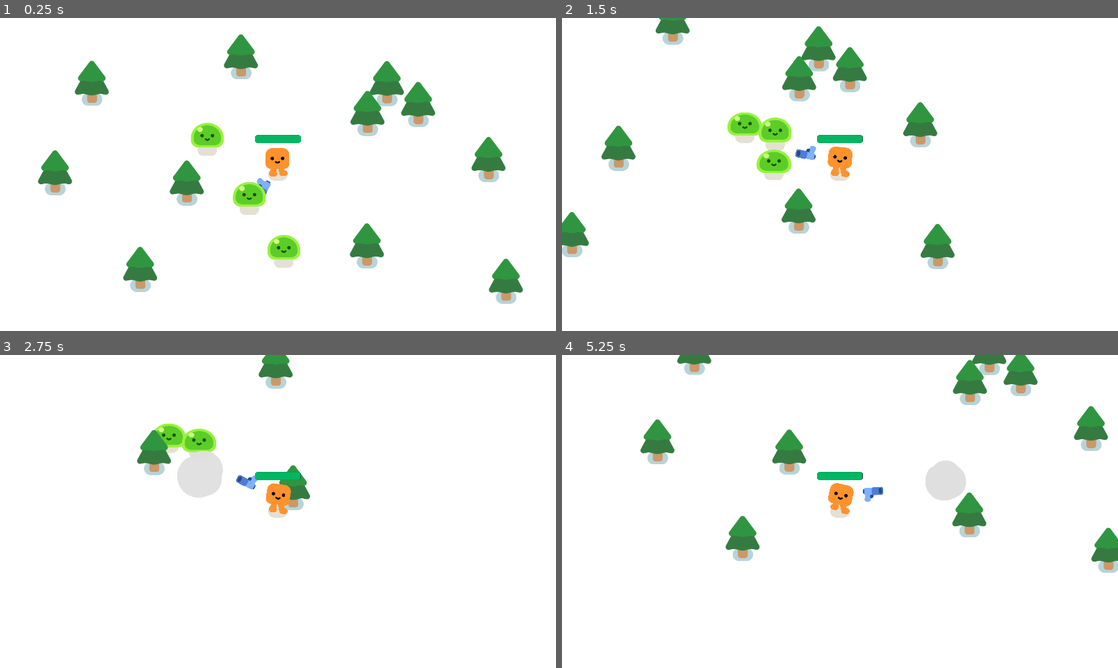
Above: before the commit, frames 1-4 (two rows, left to right).
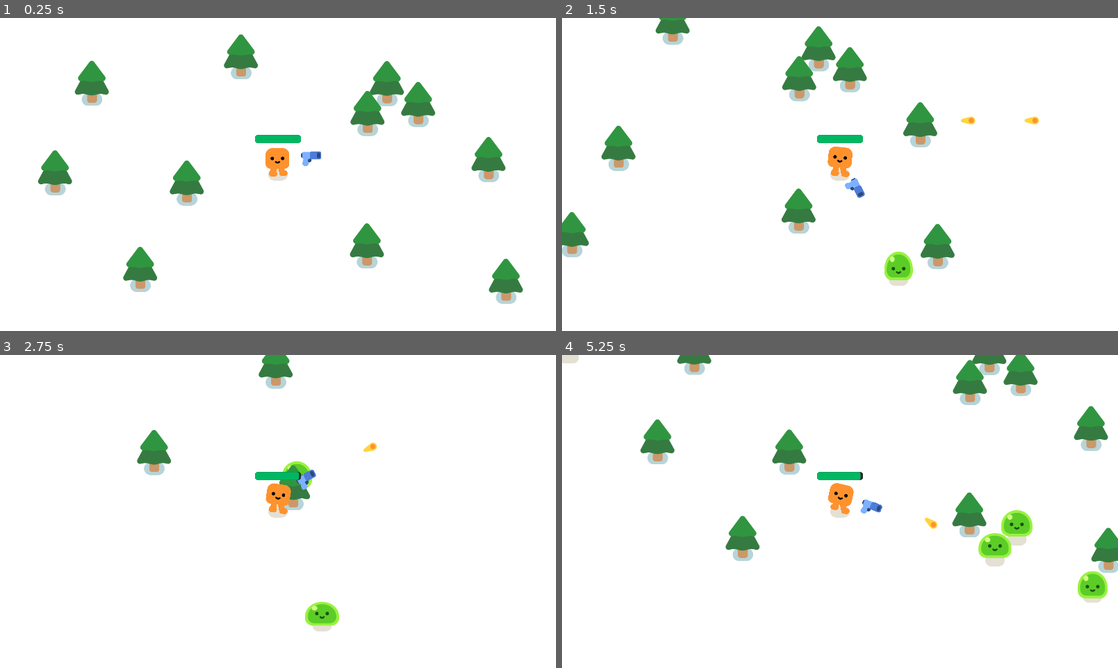
Above: after the commit, the same moments.

Repository: guicardosom/Bloblings
Game: Godot game, scene res://scenes/game.tscn
Same seed, same stepped clock (60 frames per second), same inputs: the game is played once before the commit and once after it.
Inputs:
- Up to frame 1 (0.25 s): no input
- Up to frame 2 (1.5 s): hold D (move_right) 0.53-1.28 s; hold S (move_down) from 1.28 s (still down)
- Up to frame 3 (2.75 s): release S (move_down) at 2.03 s; hold D (move_right) from 2.03 s (still down)
- Up to frame 4 (5.25 s): release D (move_right) at 2.78 s; hold W (move_up) 2.78-3.53 s; hold A (move_left) 3.53-5.03 s; hold S (move_down) from 5.03 s (still down)

The runs differ from the first frame. In frame 1, 1.6% of the frame differs, in the area x 34-58%, y 33-80%; in frame 2, 2.2%; in frame 3, 2.5%, in the area x 27-68%, y 21-89%; in frame 4, 2.5%.

Commit message:
Game Over
Includes game over screen

Diff:
--- a/godot-project/scenes/game.tscn
+++ b/godot-project/scenes/game.tscn
@@ -1,11 +1,20 @@
-[gd_scene load_steps=4 format=3 uid="uid://bnk77fyvyiq38"]
+[gd_scene load_steps=6 format=3 uid="uid://bnk77fyvyiq38"]
 
+[ext_resource type="Script" uid="uid://bssaim7vpkgph" path="res://scripts/game.gd" id="1_lbhrr"]
 [ext_resource type="PackedScene" uid="uid://vkq4jcqqix6w" path="res://scenes/player.tscn" id="1_uwrxv"]
 [ext_resource type="PackedScene" uid="uid://bqvqxce8uv1bd" path="res://scenes/tree.tscn" id="2_yqjtg"]
 [ext_resource type="PackedScene" uid="uid://b1ixbcxlqyguj" path="res://scenes/blob.tscn" id="3_lnu2h"]
 
+[sub_resource type="Curve2D" id="Curve2D_lnu2h"]
+_data = {
+"points": PackedVector2Array(0, 0, 0, 0, -72, -76, 0, 0, 0, 0, 1977, -92, 0, 0, 0, 0, 1991, 1155, 0, 0, 0, 0, -77, 1155, 0, 0, 0, 0, -72, -76)
+}
+point_count = 5
+
 [node name="Game" type="Node2D"]
 y_sort_enabled = true
+script = ExtResource("1_lbhrr")
+blob_scene = ExtResource("3_lnu2h")
 
 [node name="CanvasLayer" type="CanvasLayer" parent="."]
 layer = -30
@@ -16,6 +25,15 @@
 
 [node name="Player" parent="." instance=ExtResource("1_uwrxv")]
 position = Vector2(960, 540)
+
+[node name="Path2D" type="Path2D" parent="Player"]
+position = Vector2(-960, -540)
+curve = SubResource("Curve2D_lnu2h")
+
+[node name="PathFollow2D" type="PathFollow2D" parent="Player/Path2D"]
+unique_name_in_owner = true
+position = Vector2(-72, -76)
+rotation = -0.00780853
 
 [node name="PineTree" parent="." instance=ExtResource("2_yqjtg")]
 position = Vector2(318, 280)
@@ -50,11 +68,36 @@
 [node name="PineTree11" parent="." instance=ExtResource("2_yqjtg")]
 position = Vector2(1270, 384)
 
-[node name="Blob" parent="." instance=ExtResource("3_lnu2h")]
-position = Vector2(813, 717)
+[node name="Timer" type="Timer" parent="."]
+autostart = true
 
-[node name="Blob2" parent="." instance=ExtResource("3_lnu2h")]
-position = Vector2(985, 917)
+[node name="GameOver" type="CanvasLayer" parent="."]
+unique_name_in_owner = true
+visible = false
 
-[node name="Blob3" parent="." instance=ExtResource("3_lnu2h")]
-position = Vector2(645, 431)
+[node name="ColorRect" type="ColorRect" parent="GameOver"]
+anchors_preset = 15
+anchor_right = 1.0
+anchor_bottom = 1.0
+grow_horizontal = 2
+grow_vertical = 2
+color = Color(0, 0, 0, 0.513726)
+
+[node name="Label" type="Label" parent="GameOver/ColorRect"]
+layout_mode = 1
+anchors_preset = 8
+anchor_left = 0.5
+anchor_top = 0.5
+anchor_right = 0.5
+anchor_bottom = 0.5
+offset_left = -43.5
+offset_top = -11.5
+offset_right = 43.5
+offset_bottom = 11.5
+grow_horizontal = 2
+grow_vertical = 2
+theme_override_font_sizes/font_size = 150
+text = "Game Over"
+
+[connection signal="health_depleted" from="Player" to="." method="_on_player_health_depleted"]
+[connection signal="timeout" from="Timer" to="." method="_on_timer_timeout"]
--- /dev/null
+++ b/godot-project/scripts/game.gd
@@ -0,0 +1,16 @@
+extends Node2D
+
+@export var blob_scene: PackedScene
+
+func spawn_blob() -> void:
+	var new_blob = blob_scene.instantiate()
+	%PathFollow2D.progress_ratio = randf()
+	new_blob.global_position = %PathFollow2D.global_position
+	add_child(new_blob)
+
+func _on_timer_timeout() -> void:
+	spawn_blob()
+
+func _on_player_health_depleted() -> void:
+	%GameOver.visible = true
+	get_tree().paused = true
Not shown, added: godot-project/scripts/game.gd.uid
